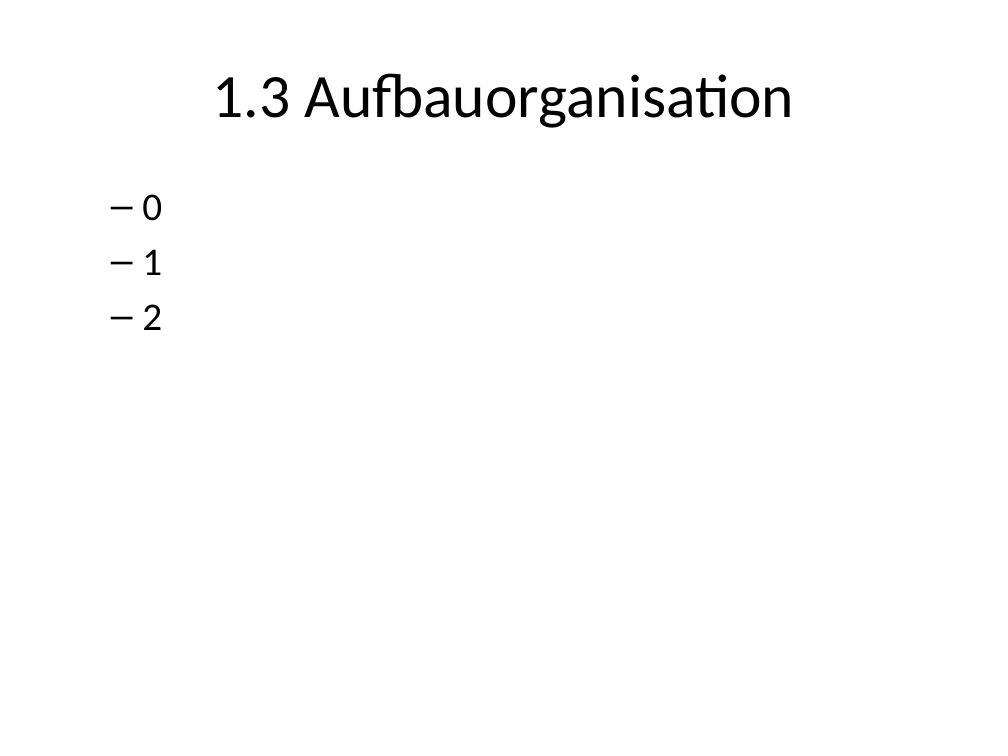
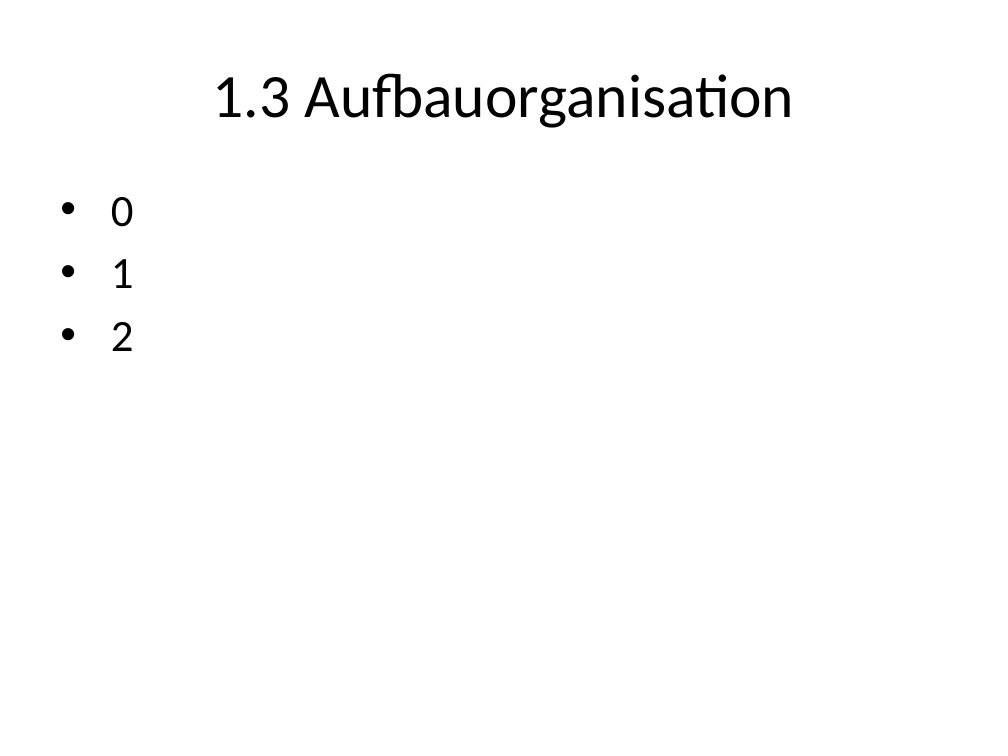
Before and after one commit to roman91DE/wipaed, a slide deck: slide 7 of praktikum/praesentation/praesentation.pptx. Drawn at 1008x756 pixels with LibreOffice and Linux fonts; fonts in the diff are those of the drawing. Boxes give left, top, right and bottom in pixels: in the first picture for what was removed or moved away, otherwise in the second. Text is boxed around its words. In the diff, an @@ line names an element or a change of style, - is before the commit and + after.

```diff
--- a/praktikum/praesentation/praesentation.pptx
+++ b/praktikum/praesentation/praesentation.pptx
@@ text "0" at (111, 197, 134, 351): size 28 to 32 pt; bullet – to •; list level 2 to 1 in "0"; list level 2 to 1 in "1"; list level 2 to 1 in "2" @@
```
Also in this commit, not shown: 3 other slides changed, 3 other files.
